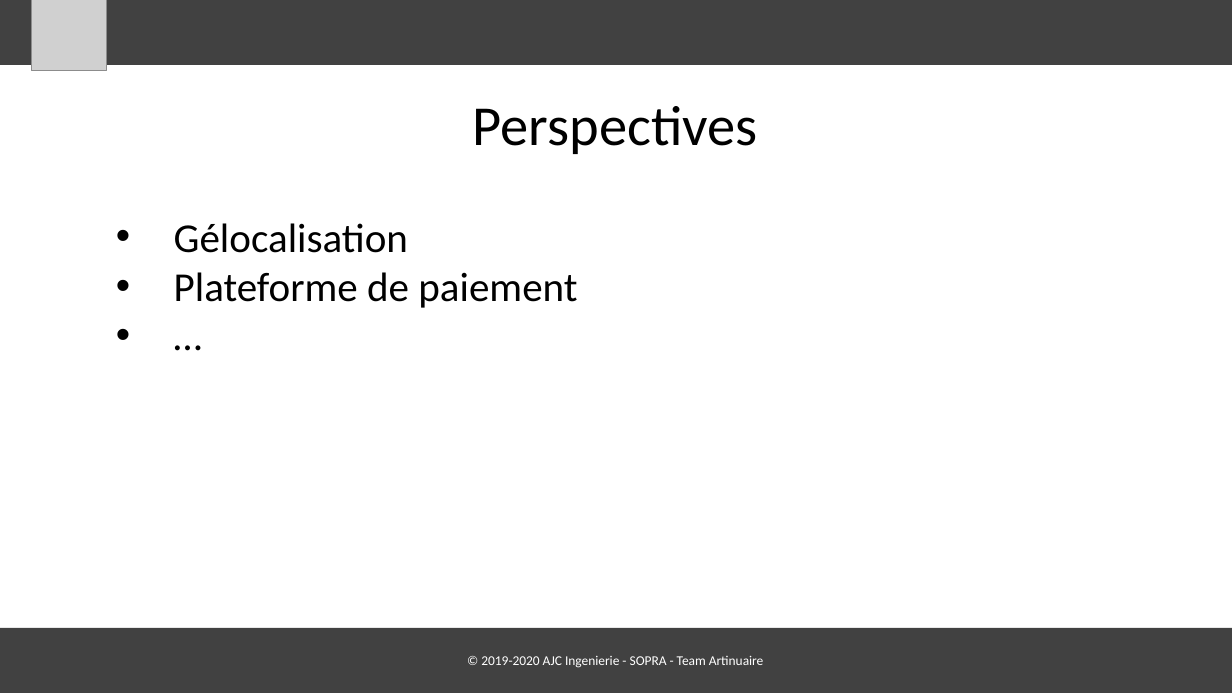
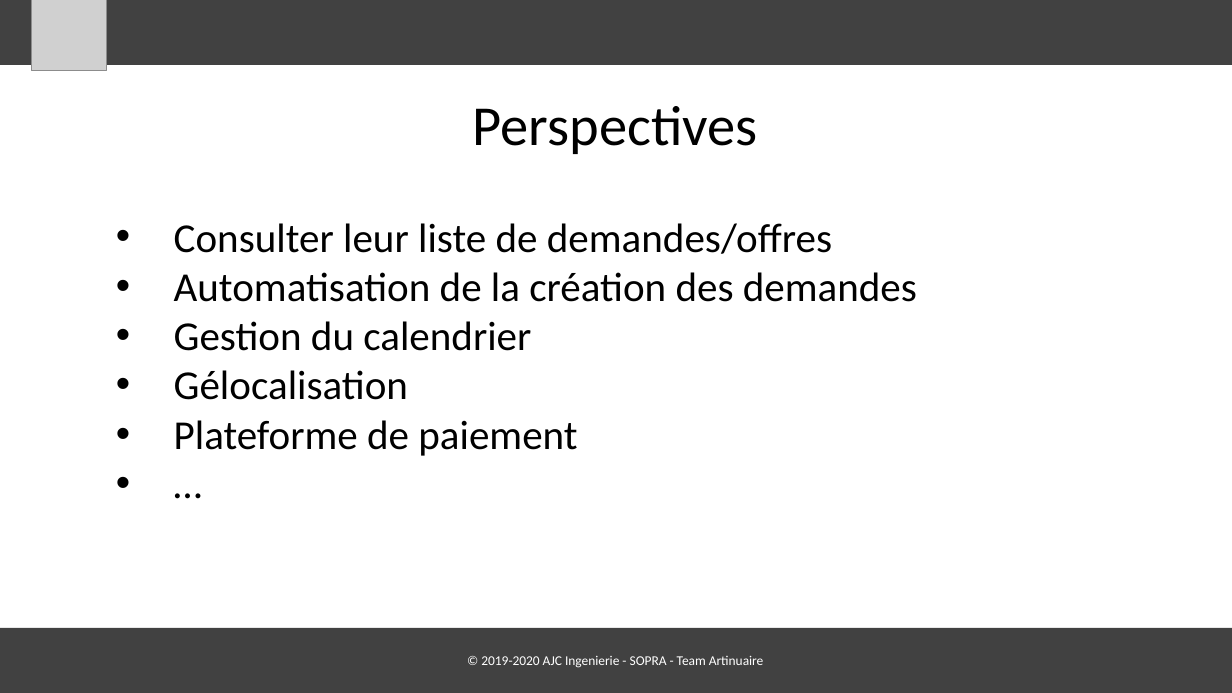
Before and after one commit to alredinor/diapo, a slide deck: slide 11 of alban.pptx (slide 9 before the commit). Drawn at 1232x693 pixels with LibreOffice and Linux fonts; fonts in the diff are those of the drawing; grey boxes stand for pictures. Boxes give left, top, right and bottom in pixels: in the first picture for what was removed or moved away, otherwise in the second. Text is boxed around its words. In the diff, an @@ line names an element or a change of style, - is before the commit and + after.

```diff
--- a/alban.pptx
+++ b/alban.pptx
@@ text at (x1=174, y1=223, x2=917, y2=351): paragraphs added @@
+• Consulter leur liste de demandes/offres
+• Automatisation de la création des demandes
+• Gestion du calendrier
```
Also in this commit, not shown: 5 other slides changed, 1 slide added, 1 slide removed.
